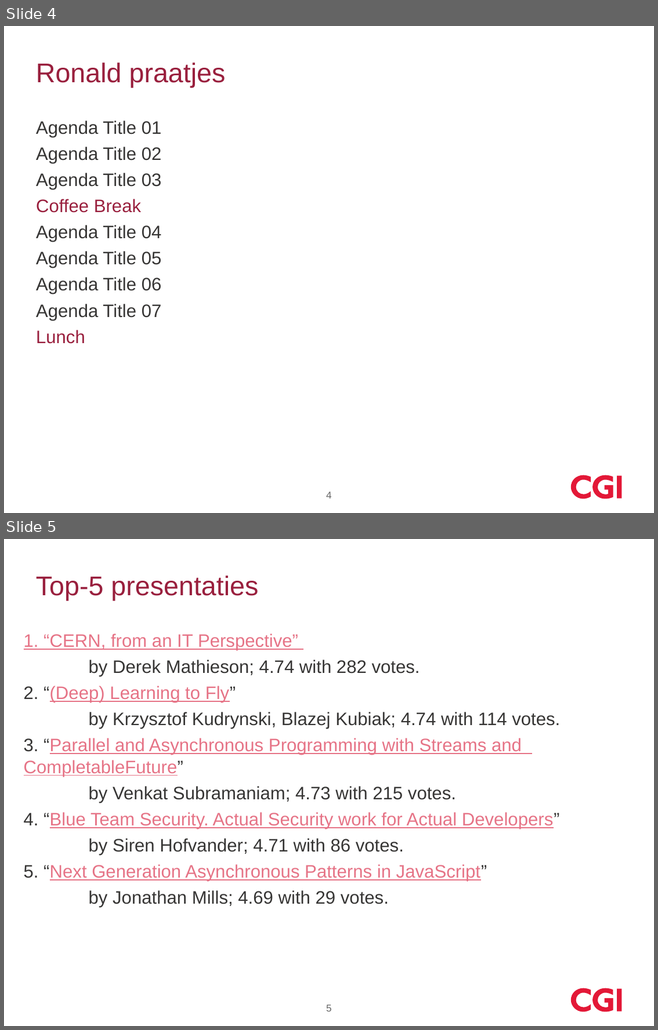
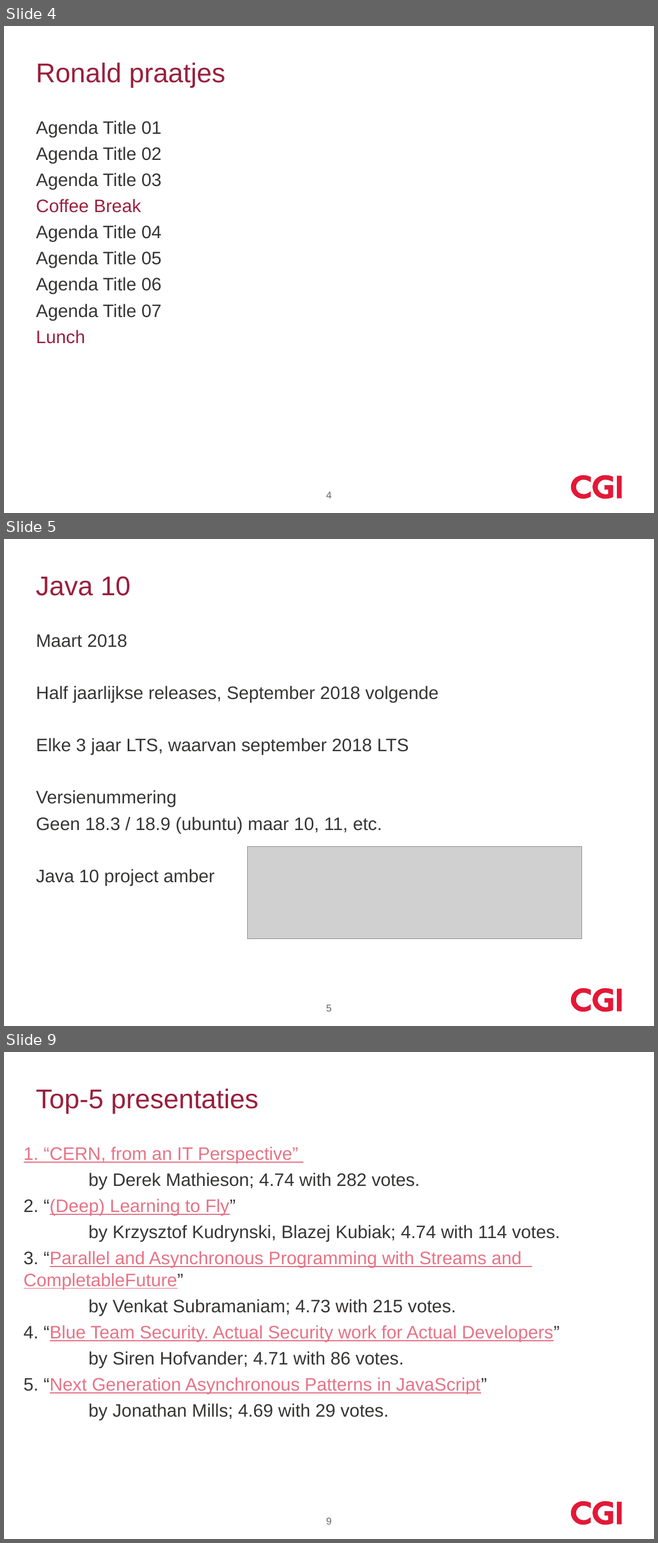
Before and after one commit to koosdrost/GeneralDir, a slide deck: devoxx_2017_cgi.pptx. Shown one above the other, each under a label of ours: slides 4 and 5 before the commit, slides 4, 5 and 9 after it; the slides between them are not shown. The pictures are 658x1030 and 658x1543 pixels, drawn with LibreOffice and Linux fonts; fonts in the diff are those of the drawing; grey boxes stand for pictures; background and template pictures are left out. Boxes give left, top, right and bottom in pixels: in the first picture for what was removed or moved away, otherwise in the second. Text is boxed around its words. In the diff, an @@ line names an element or a change of style, - is before the commit and + after.

```diff
--- a/devoxx_2017_cgi.pptx
+++ b/devoxx_2017_cgi.pptx
@@ slide 5 added at [4,539,654,1026], background #FFFFFF; not listed: 3 template elements that a slide beside it also shows @@
@@ title added at [36,576,130,596], 30 pt, text #991F3D @@
+Java 10
@@ text added at [36,634,438,886], 20 pt, text #363534 @@
+Maart 2018
+Half jaarlijkse releases, September 2018 volgende
+Elke 3 jaar LTS, waarvan september 2018 LTS
+Versienummering
+Geen 18.3 / 18.9 (ubuntu) maar 10, 11, etc.
+Java 10 project amber
@@ picture added at [248,847,582,939] @@
@@ page number added at [326,1005,332,1012], 11 pt, text #666666 @@
+5
@@ what was slide 5 is now slide 9 @@
@@ page number at [326,1518,332,1525]: text changed @@
-5
+9
```
Also in this commit, not shown: 3 other slides added.
